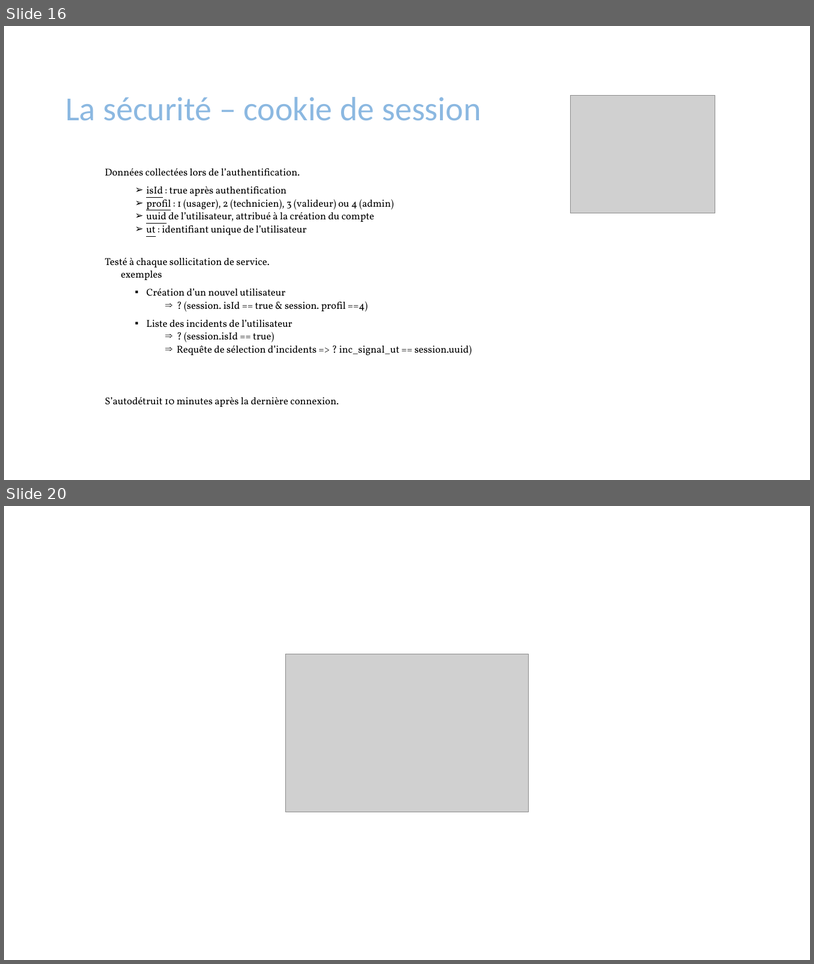
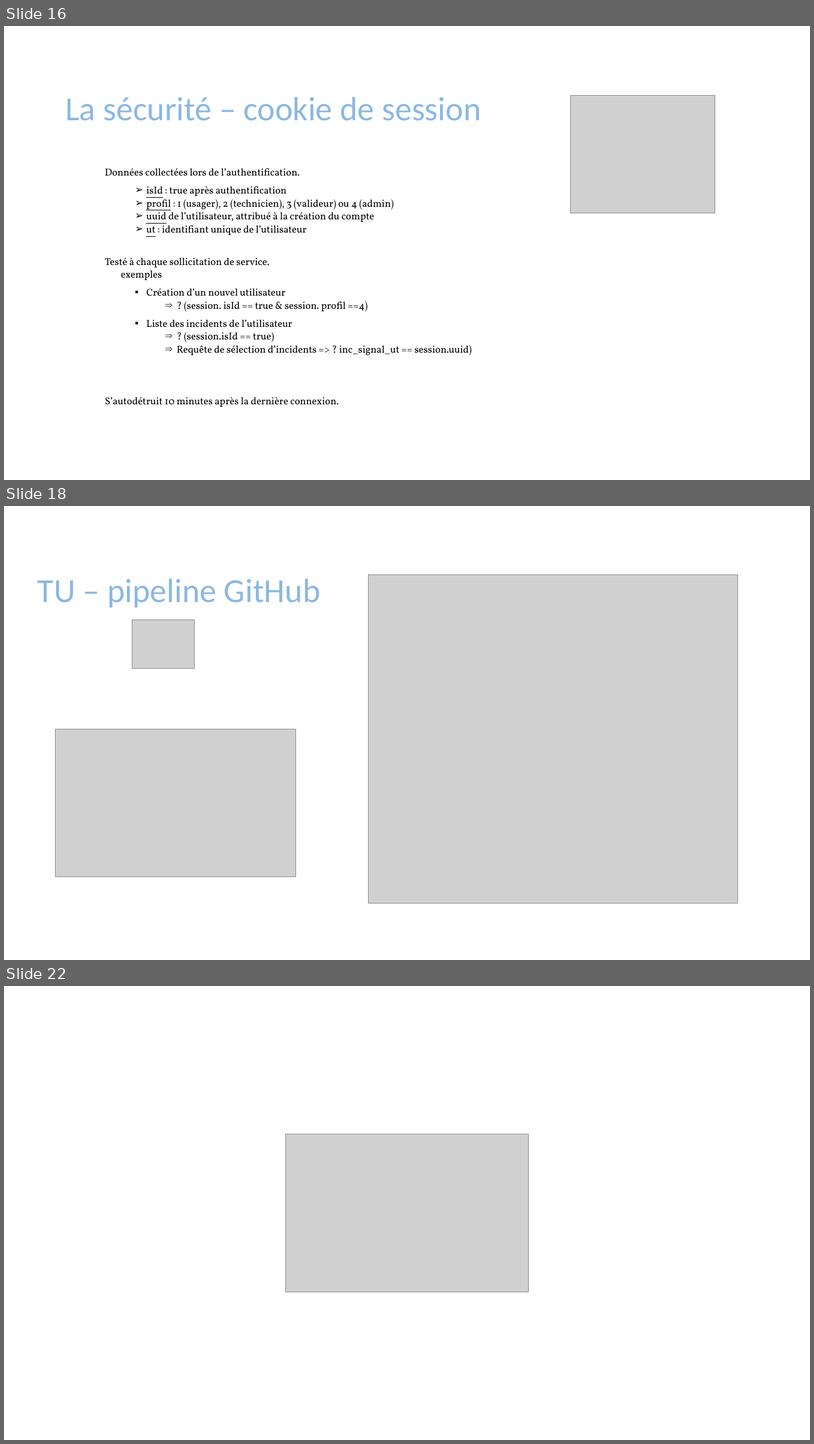
Before and after one commit to mapette/sos_immo_backend, a slide deck: doc/présentation V5.pptx. Shown one above the other, each under a label of ours: slides 16 and 20 before the commit, slides 16, 18 and 22 after it; the slides between them are not shown. The pictures are 814x964 and 814x1444 pixels, drawn with LibreOffice and Linux fonts; fonts in the diff are those of the drawing; grey boxes stand for pictures. Boxes give left, top, right and bottom in pixels: in the first picture for what was removed or moved away, otherwise in the second. Text is boxed around its words. In the diff, an @@ line names an element or a change of style, - is before the commit and + after.

```diff
--- a/doc/présentation V5.pptx
+++ b/doc/présentation V5.pptx
@@ slide 18 added at (4,506,810,960), background #FFFFFF @@
@@ picture added at (369,575,739,903) @@
@@ text added at (38,579,320,607), 40 pt, text gradient #5B9BD5 to #4472C4 @@
+TU – pipeline GitHub
@@ picture added at (132,620,195,668) @@
@@ picture added at (56,729,296,876) @@
@@ what was slide 20 is now slide 22 @@
```
Also in this commit, not shown: 3 slides changed, 3 other slides added, 2 other files.
